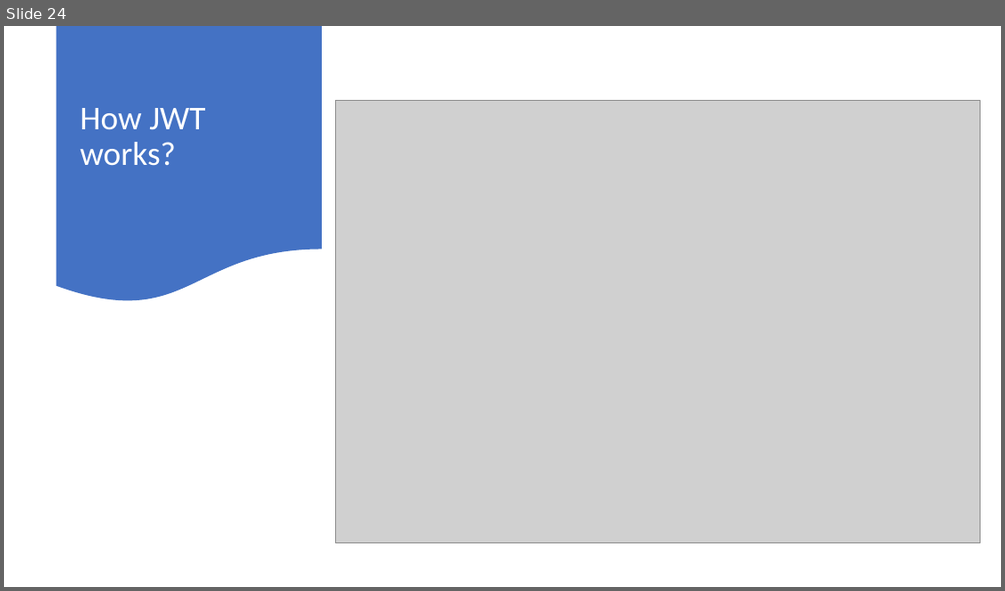
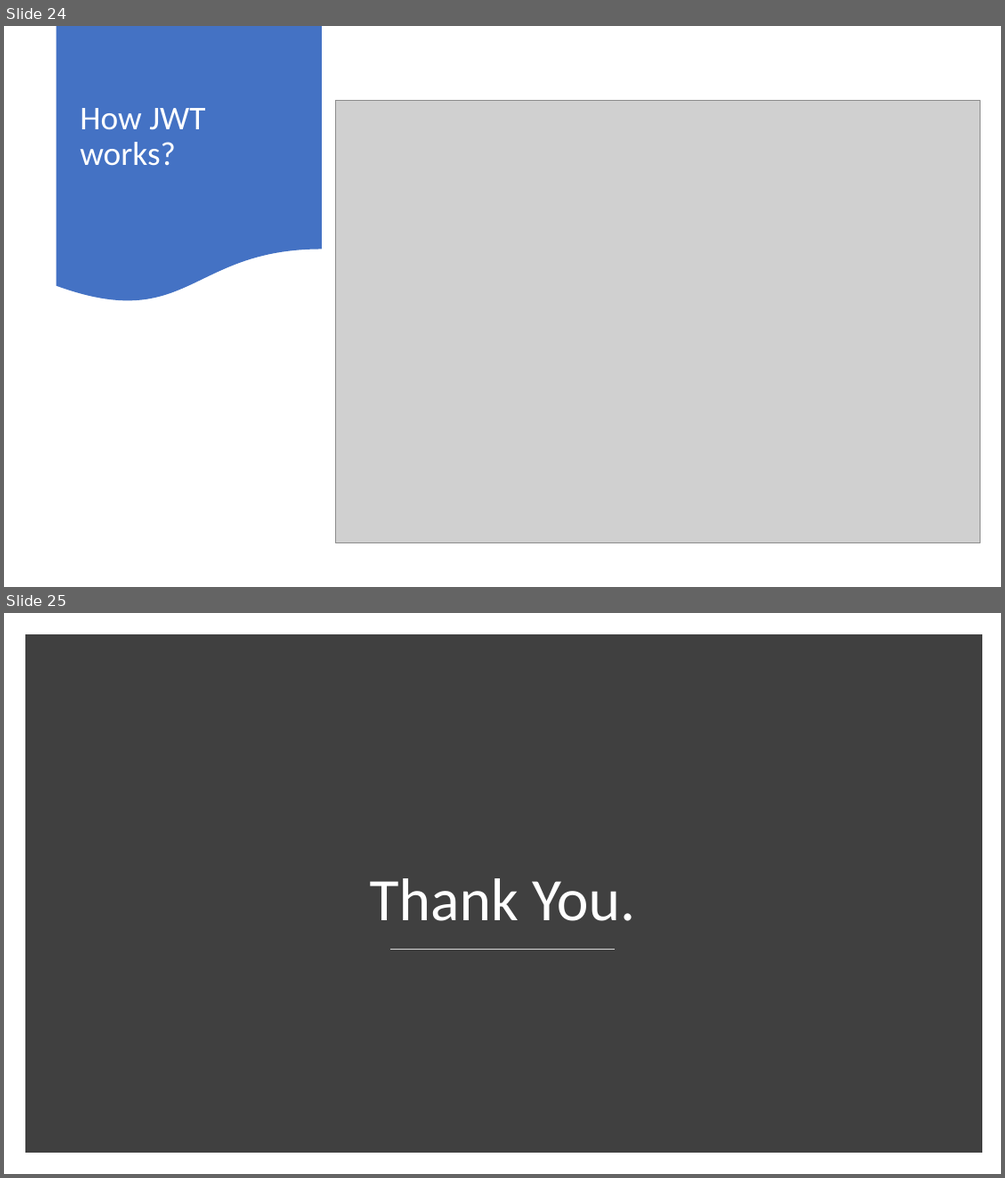
Before and after one commit to SurajRepo/Tech-Session, a slide deck: Web api Security.pptx. Shown one above the other, each under a label of ours: slide 24 before the commit, slides 24 and 25 after it. The pictures are 1005x591 and 1005x1178 pixels, drawn with LibreOffice and Linux fonts; fonts in the diff are those of the drawing; grey boxes stand for pictures. Boxes give left, top, right and bottom in pixels: in the first picture for what was removed or moved away, otherwise in the second. Text is boxed around its words. In the diff, an @@ line names an element or a change of style, - is before the commit and + after.

Commit message:
updated

```diff
--- a/Web api Security.pptx
+++ b/Web api Security.pptx
@@ slide 25 added at (x1=4, y1=613, x2=1001, y2=1174), background #FFFFFF @@
@@ rectangle added at (x1=30, y1=639, x2=977, y2=1148), fill #404040, outline #404040 10 pt @@
@@ title added at (x1=370, y1=878, x2=635, y2=921), 58 pt, text #FFFFFF @@
+Thank You.
@@ line added from (390, 949) to (615, 949), #D9D9D9 1 pt @@
```
